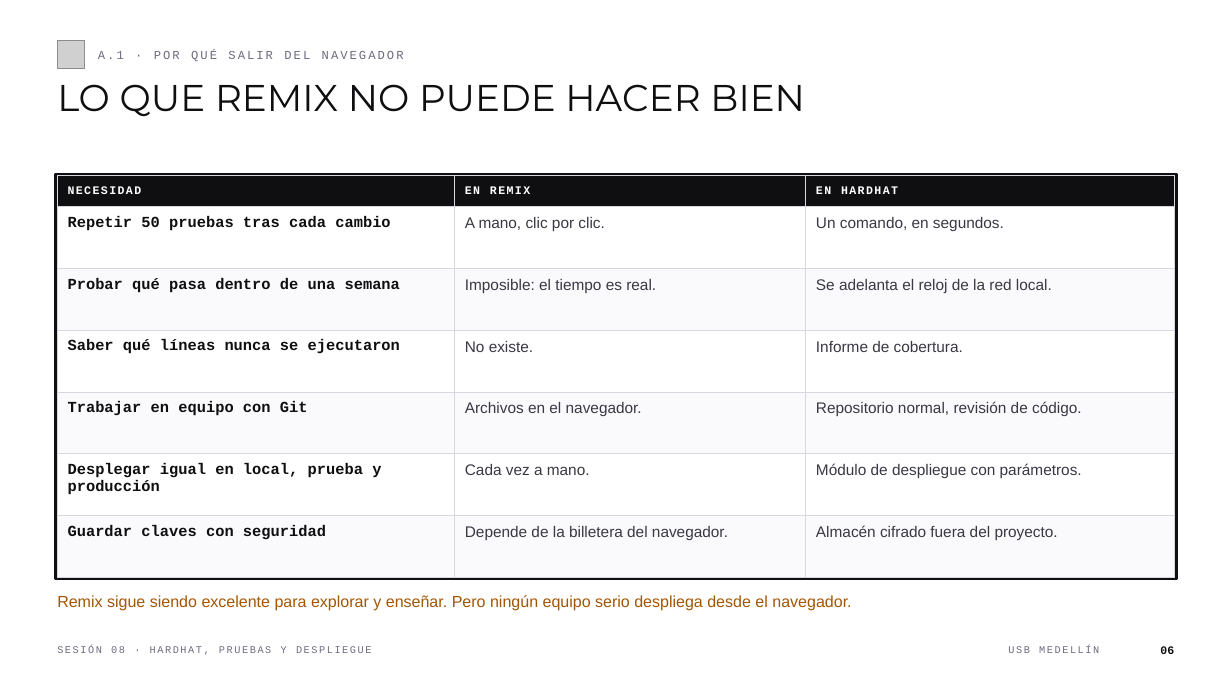
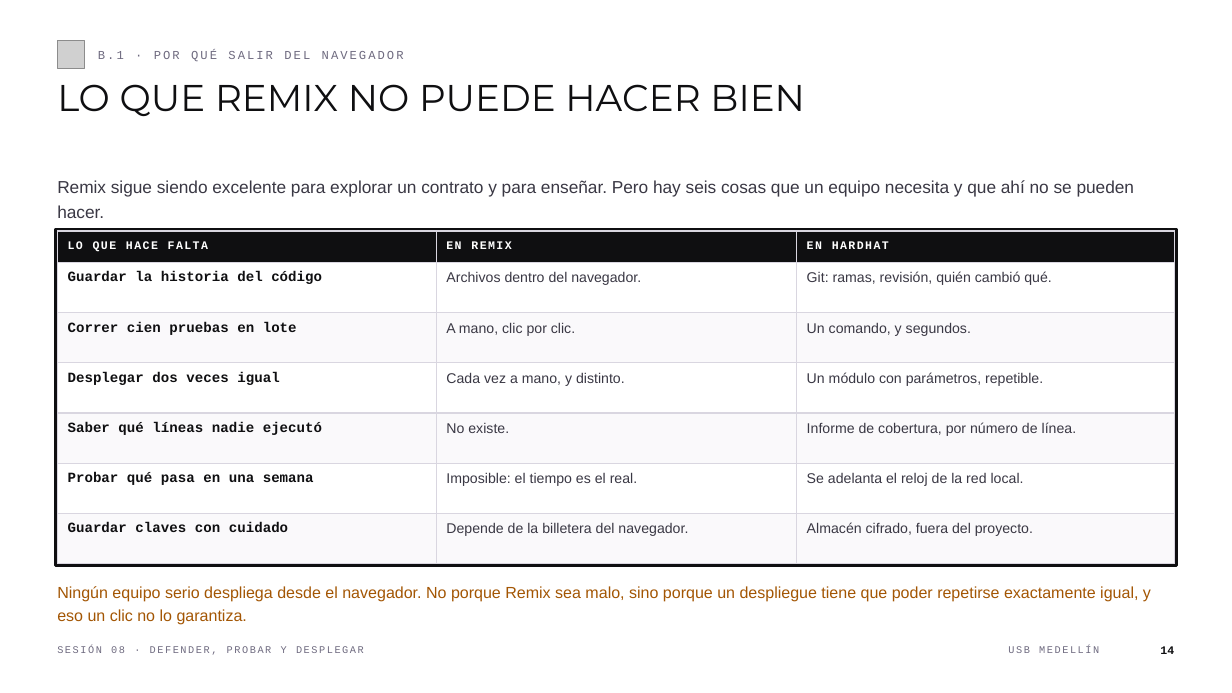
Before and after one commit to andresdapena81/curso-blockchain-web3-usb, a slide deck: slide 14 of material/Sesion-08-Blockchain-Web3.pptx (slide 6 before the commit). Drawn at 1232x693 pixels with LibreOffice and Linux fonts; fonts in the diff are those of the drawing; grey boxes stand for pictures. Boxes give left, top, right and bottom in pixels: in the first picture for what was removed or moved away, otherwise in the second. Text is boxed around its words. In the diff, an @@ line names an element or a change of style, - is before the commit and + after.

```diff
--- a/material/Sesion-08-Blockchain-Web3.pptx
+++ b/material/Sesion-08-Blockchain-Web3.pptx
@@ text at (98, 50, 404, 61): text changed @@
-A.1 · POR QUÉ SALIR DEL NAVEGADOR
+B.1 · POR QUÉ SALIR DEL NAVEGADOR
@@ text added at (57, 180, 1135, 218), 13.5 pt, text #3A3844 @@
+Remix sigue siendo excelente para explorar un contrato y para enseñar. Pero hay seis cosas que un equipo necesita y que ahí no se pueden hacer.
@@ rectangle: place and size @@
-rectangle at (55, 174, 1177, 579)
+rectangle at (55, 229, 1177, 566)
@@ table at (57, 231, 1175, 540) @@
-row 1, column 1: NECESIDAD
+row 1, column 1: LO QUE HACE FALTA
-row 2: Repetir 50 pruebas tras cada cambio | A mano, clic por clic. | Un comando, en segundos.
+row 2: Guardar la historia del código | Archivos dentro del navegador. | Git: ramas, revisión, quién cambió qué.
-row 3: Probar qué pasa dentro de una semana | Imposible: el tiempo es real. | Se adelanta el reloj de la red local.
+row 3: Correr cien pruebas en lote | A mano, clic por clic. | Un comando, y segundos.
-row 4: Saber qué líneas nunca se ejecutaron | No existe. | Informe de cobertura.
+row 4: Desplegar dos veces igual | Cada vez a mano, y distinto. | Un módulo con parámetros, repetible.
-row 5: Trabajar en equipo con Git | Archivos en el navegador. | Repositorio normal, revisión de código.
+row 5: Saber qué líneas nadie ejecutó | No existe. | Informe de cobertura, por número de línea.
-row 6: Desplegar igual en local, prueba y producción | Cada vez a mano. | Módulo de despliegue con parámetros.
+row 6: Probar qué pasa en una semana | Imposible: el tiempo es el real. | Se adelanta el reloj de la red local.
-row 7, column 1: Guardar claves con seguridad
+row 7, column 1: Guardar claves con cuidado
-row 7, column 3: Almacén cifrado fuera del proyecto.
+row 7, column 3: Almacén cifrado, fuera del proyecto.
@@ size 12 to 11 pt in "Depende de la billetera del navegador." @@
@@ table: place and size @@
-table at (57, 176, 1175, 544)
+table at (57, 231, 1175, 540)
@@ text at (57, 586, 1151, 625): text changed @@
-Remix sigue siendo excelente para explorar y enseñar. Pero ningún equipo serio despliega desde el navegador.
+Ningún equipo serio despliega desde el navegador. No porque Remix sea malo, sino porque un despliegue tiene que poder repetirse exactamente igual, y eso un clic no lo garantiza.
@@ text at (57, 646, 364, 655): text changed @@
-SESIÓN 08 · HARDHAT, PRUEBAS Y DESPLIEGUE
+SESIÓN 08 · DEFENDER, PROBAR Y DESPLEGAR
@@ text at (1160, 646, 1174, 654): text changed @@
-06
+14
```
Also in this commit, not shown: 29 other slides changed, 27 slides added, 13 slides removed, 2 other files.
